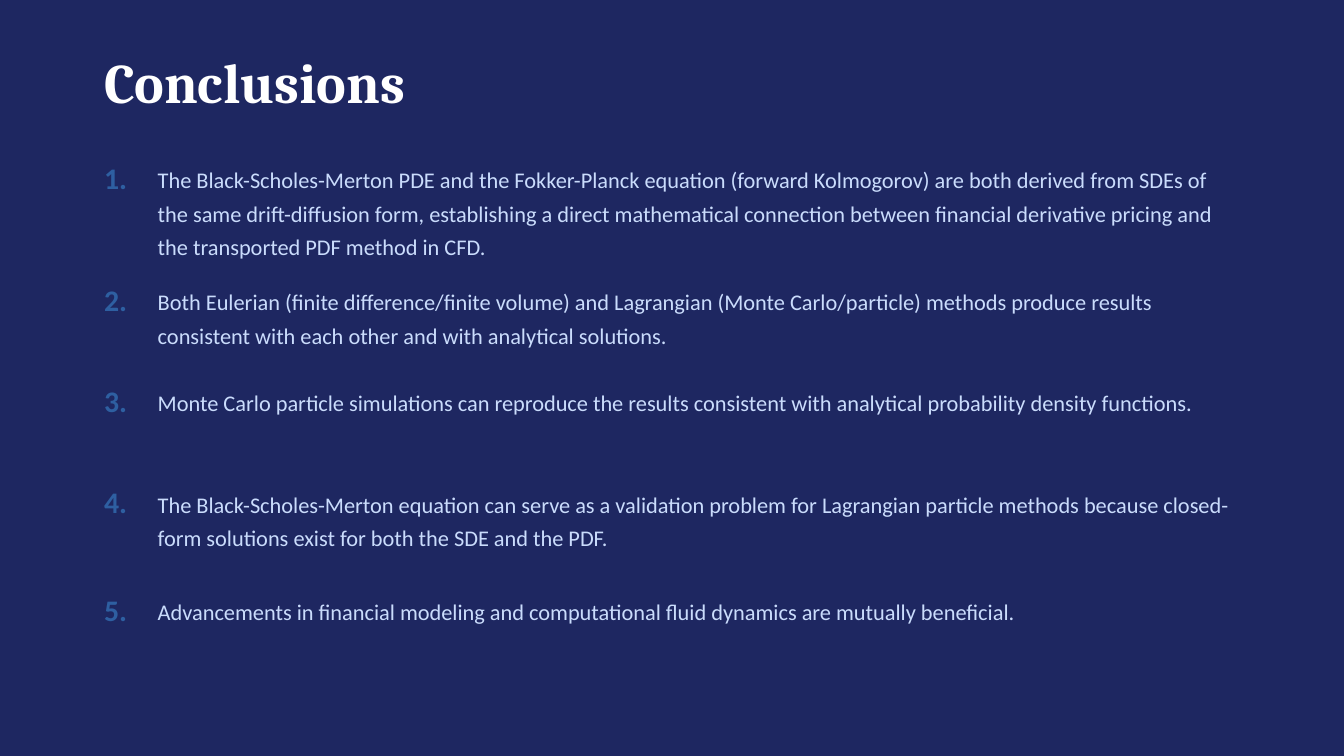
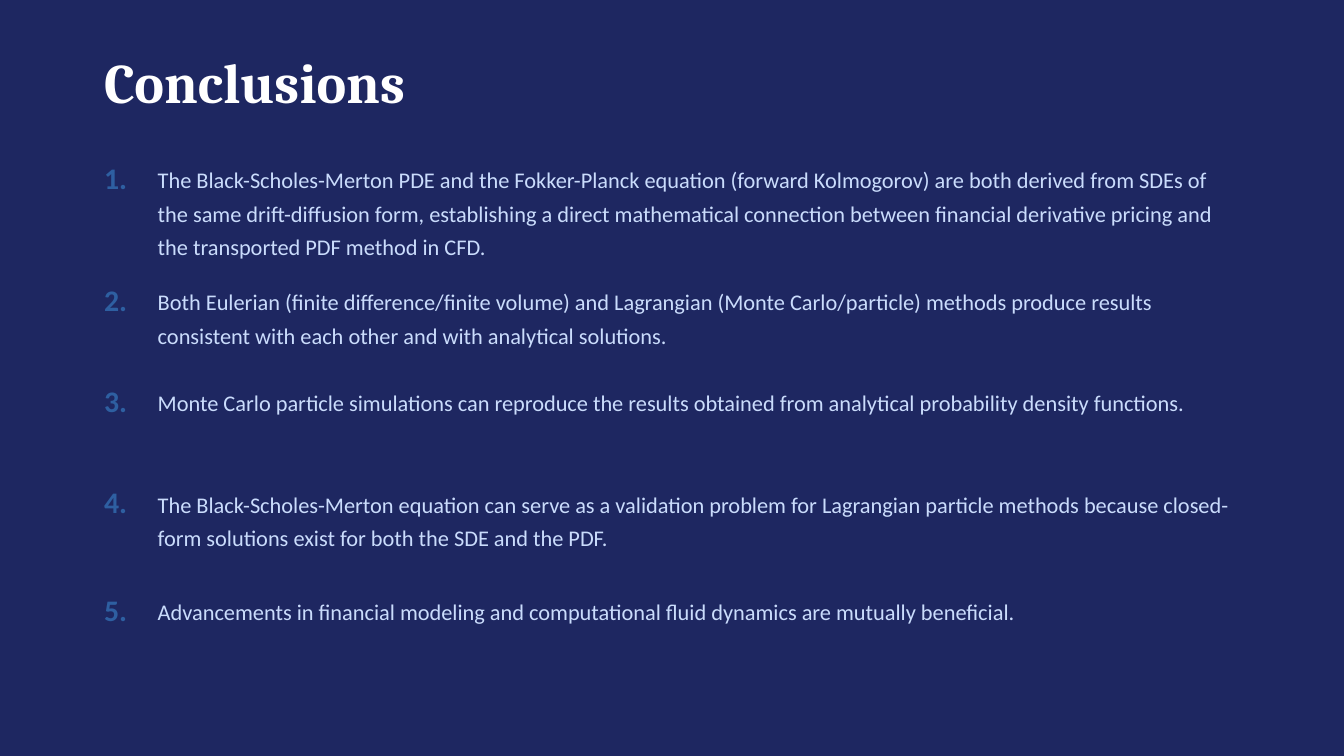
Before and after one commit to cjdipietrantonio/ME5311, a slide deck: slide 13 of termpaper/ppt/ppt/DiPietrantonio_ME5311_TermPresentation.pptx. Drawn at 1344x756 pixels with LibreOffice and Linux fonts; fonts in the diff are those of the drawing. Boxes give left, top, right and bottom in pixels: in the first picture for what was removed or moved away, otherwise in the second. Text is boxed around its words. In the diff, an @@ line names an element or a change of style, - is before the commit and + after.

```diff
--- a/termpaper/ppt/ppt/DiPietrantonio_ME5311_TermPresentation.pptx
+++ b/termpaper/ppt/ppt/DiPietrantonio_ME5311_TermPresentation.pptx
@@ text at [158, 395, 1184, 415]: text changed @@
-Monte Carlo particle simulations can reproduce the results consistent with analytical probability density functions.
+Monte Carlo particle simulations can reproduce the results obtained from analytical probability density functions.
```
Also in this commit, not shown: 2 other files.
